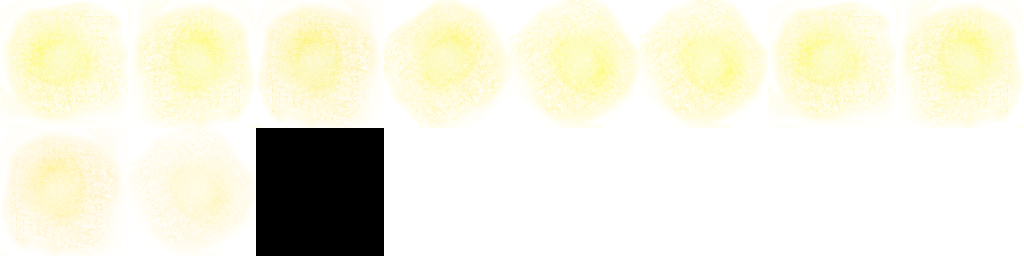
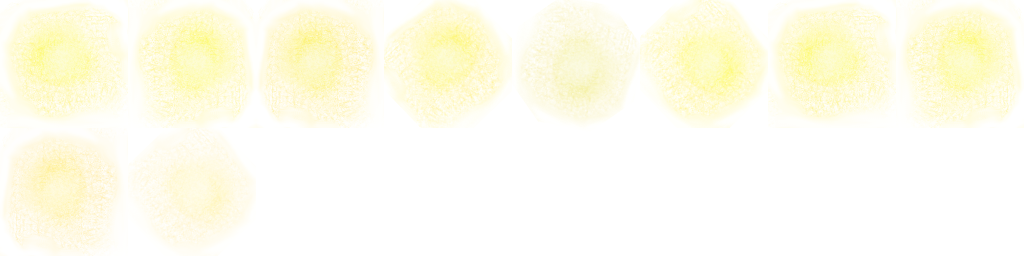
Layer changes from the first 1024x256 image to the second:
painted on "Light Splash copy #4" over (509, 0, 643, 130)
hid "Background" over (256, 128, 384, 256)
